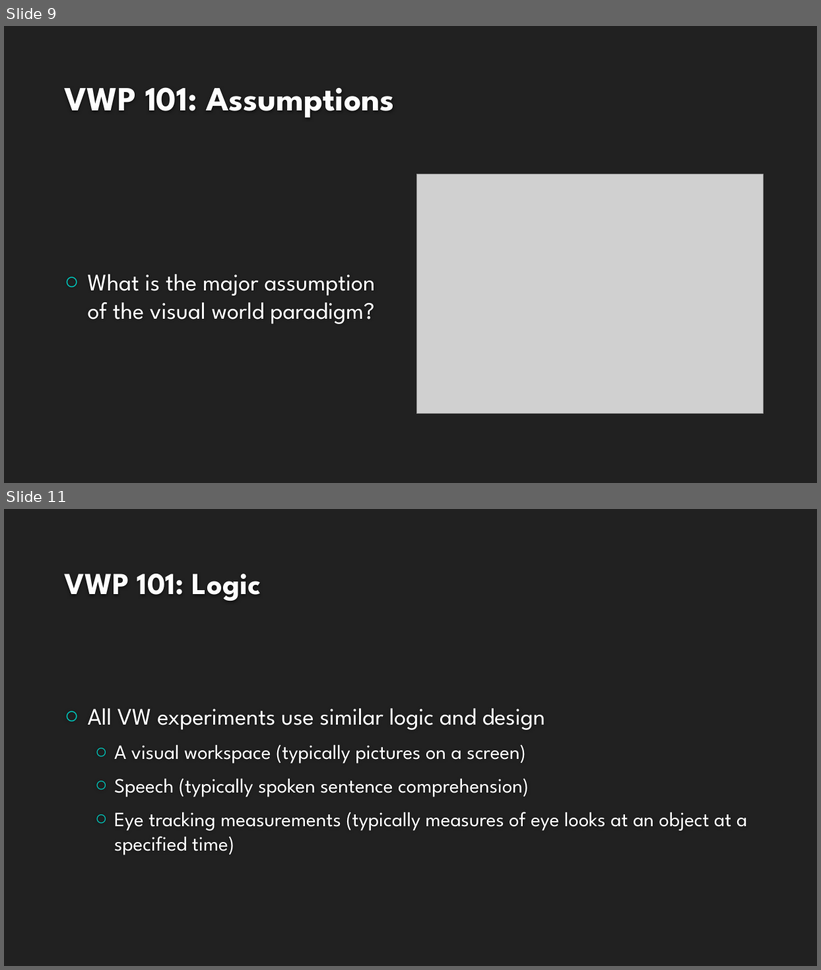
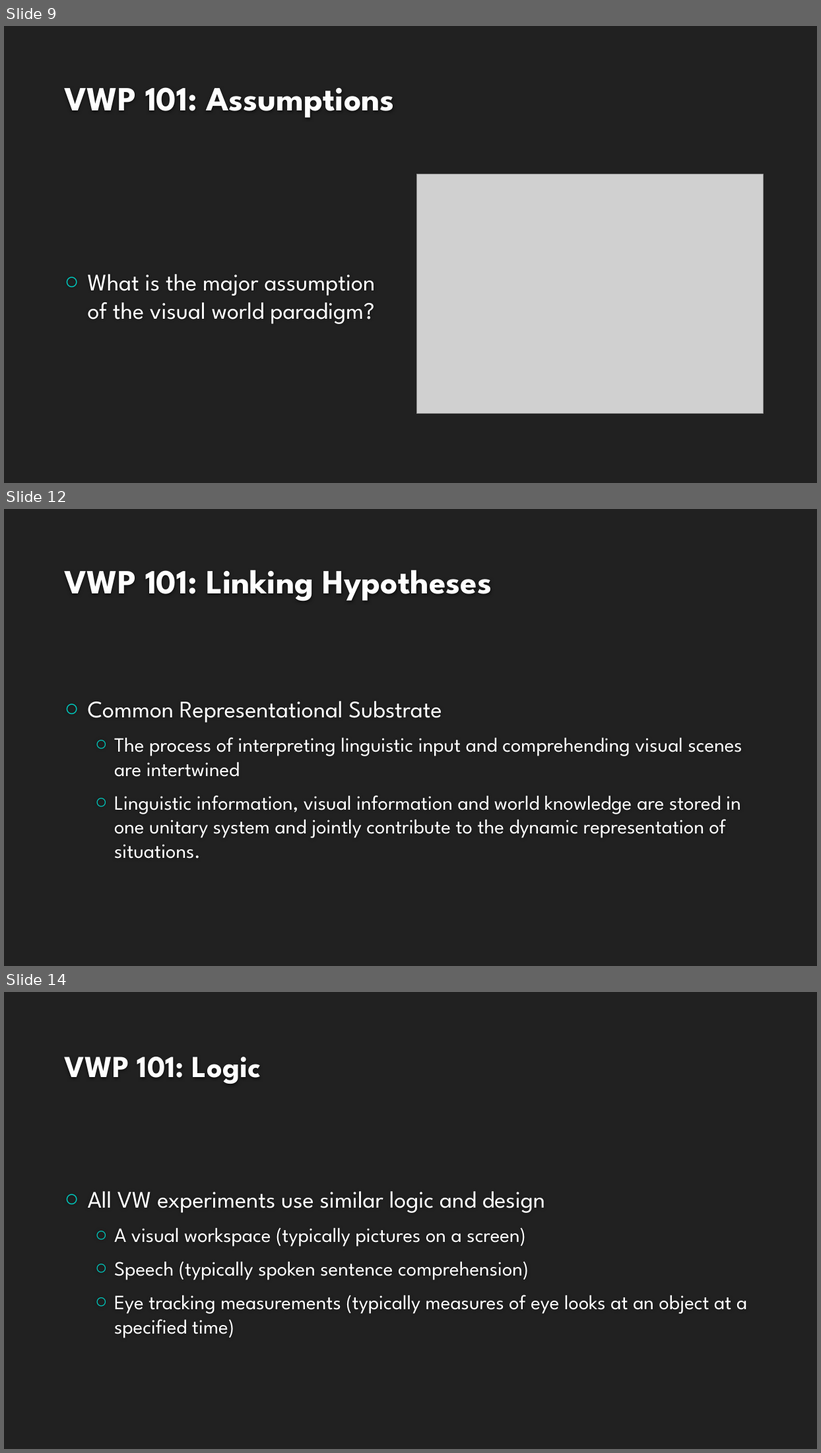
Before and after one commit to allisoct/ETLR23-24, a slide deck: slides/Day3.pptx. Shown one above the other, each under a label of ours: slides 9 and 11 before the commit, slides 9, 12 and 14 after it; the slides between them are not shown. The pictures are 821x970 and 821x1453 pixels, drawn with LibreOffice and Linux fonts; fonts in the diff are those of the drawing; grey boxes stand for pictures; background and template pictures are left out. Boxes give left, top, right and bottom in pixels: in the first picture for what was removed or moved away, otherwise in the second. Text is boxed around its words. In the diff, an @@ line names an element or a change of style, - is before the commit and + after.

```diff
--- a/slides/Day3.pptx
+++ b/slides/Day3.pptx
@@ slide 12 added at bbox=[4, 509, 817, 966], background #212121 @@
@@ title added at bbox=[64, 570, 492, 601], 40 pt, text #FEFEFE, bold @@
+VWP 101: Linking Hypotheses
@@ text added at bbox=[88, 701, 743, 859], 24 pt, text #FFFFFF @@
+○ Common Representational Substrate
+  ○ The process of interpreting linguistic input and comprehending visual scenes are intertwined
+  ○ Linguistic information, visual information and world knowledge are stored in one unitary system and jointly contribute to the dynamic representation of situations.
@@ what was slide 11 is now slide 14 @@
```
Also in this commit, not shown: 6 slides changed, 3 other slides added.
